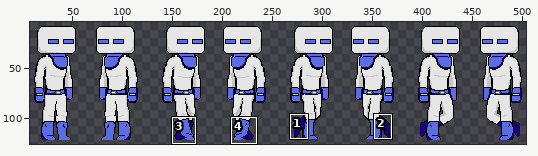
Edited in one commit: sprite sheet (assets/sprites/characters/minusguy_andando_euacho.png). Above: a wide view before the commit, with the close-up outlined.
Close-up. Before the commit:
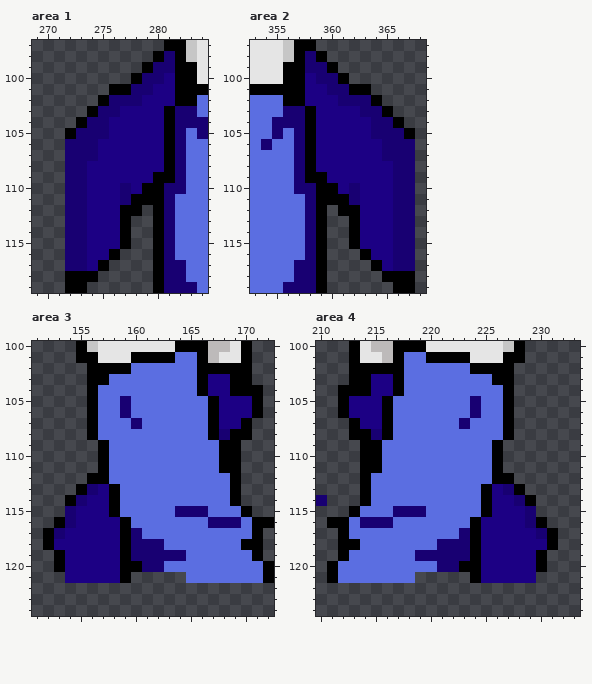
The file is 512x128 pixels. Shown: area 1: x 269..284, y 97..119; area 2: x 353..368, y 97..119; area 3: x 151..172, y 100..124; area 4: x 210..233, y 100..124. The wide view leaves out empty margins. The commit also changed other parts of the picture, which this record leaves out.
After:
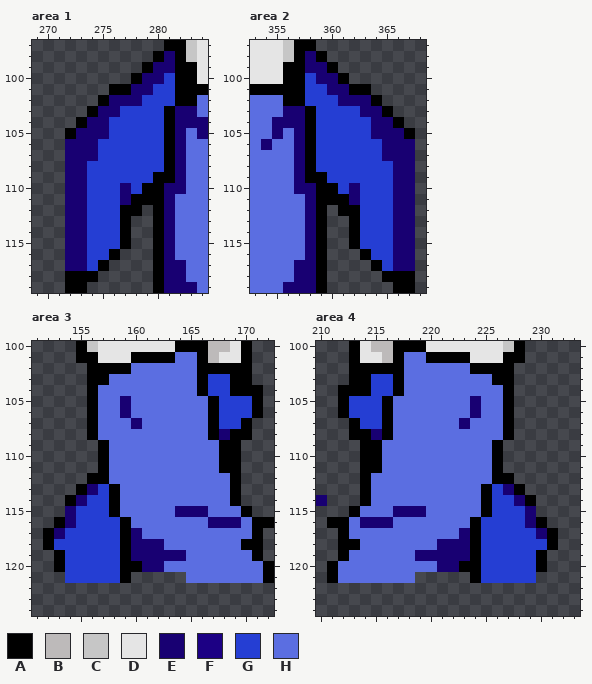
Palette (. is transparent): A #000000  B #bdbaba  C #c6c6c6  D #e5e5e5  E #180072  F #1c0084  G #253ed3  H #5b6ee1
The exact change:
{"where": "area 1"}
{"y":100,"x":281,"old":"F","new":"G"}
{"y":101,"x":280,"old":"FF","new":"GG"}
{"y":102,"x":279,"old":"FFF","new":"GGG"}
{"y":103,"x":277,"old":"FFFF","new":"GGGG"}
{"y":104,"x":276,"old":"FFFFF","new":"GGGGG"}
{"y":105,"x":276,"old":"FFFFF","new":"GGGGG"}
{"y":106,"x":275,"old":"FFFFFF","new":"GGGGGG"}
{"y":107,"x":275,"old":"FFFFFF","new":"GGGGGG"}
{"y":108,"x":274,"old":"FFFFFFF","new":"GGGGGGG"}
{"y":109,"x":274,"old":"FFFFFF","new":"GGGGGG"}
{"y":110,"x":274,"old":"FFF","new":"GGG"}
{"y":110,"x":278,"old":"F","new":"G"}
{"y":111,"x":274,"old":"FFF","new":"GGG"}
{"y":112,"x":274,"old":"FFF","new":"GGG"}
{"y":113,"x":274,"old":"FFF","new":"GGG"}
{"y":114,"x":274,"old":"FFF","new":"GGG"}
{"y":115,"x":274,"old":"FFF","new":"GGG"}
{"y":116,"x":274,"old":"FF","new":"GG"}
{"y":117,"x":274,"old":"F","new":"G"}
{"where": "area 2"}
{"y":100,"x":358,"old":"F","new":"G"}
{"y":101,"x":358,"old":"FF","new":"GG"}
{"y":102,"x":358,"old":"FFF","new":"GGG"}
{"y":103,"x":359,"old":"FFFF","new":"GGGG"}
{"y":104,"x":359,"old":"FFFFF","new":"GGGGG"}
{"y":105,"x":359,"old":"FFFFF","new":"GGGGG"}
{"y":106,"x":359,"old":"FFFFFF","new":"GGGGGG"}
{"y":107,"x":359,"old":"FFFFFF","new":"GGGGGG"}
{"y":108,"x":359,"old":"FFFFFFF","new":"GGGGGGG"}
{"y":109,"x":360,"old":"FFFFFF","new":"GGGGGG"}
{"y":110,"x":361,"old":"F","new":"G"}
{"y":110,"x":363,"old":"FFF","new":"GGG"}
{"y":111,"x":363,"old":"FFF","new":"GGG"}
{"y":112,"x":363,"old":"FFF","new":"GGG"}
{"y":113,"x":363,"old":"FFF","new":"GGG"}
{"y":114,"x":363,"old":"FFF","new":"GGG"}
{"y":115,"x":363,"old":"FFF","new":"GGG"}
{"y":116,"x":364,"old":"FF","new":"GG"}
{"y":117,"x":365,"old":"F","new":"G"}
{"where": "area 3"}
{"y":103,"x":167,"old":"FF","new":"GG"}
{"y":104,"x":167,"old":"FF","new":"GG"}
{"y":105,"x":168,"old":"FFF","new":"GGG"}
{"y":106,"x":168,"old":"FFF","new":"GGG"}
{"y":107,"x":168,"old":"FF","new":"GG"}
{"y":113,"x":157,"old":"F","new":"G"}
{"y":114,"x":156,"old":"FF","new":"GG"}
{"y":115,"x":155,"old":"FFF","new":"GGG"}
{"y":116,"x":155,"old":"FFFF","new":"GGGG"}
{"y":117,"x":154,"old":"FFFFF","new":"GGGGG"}
{"y":118,"x":153,"old":"FFFFFF","new":"GGGGGG"}
{"y":119,"x":154,"old":"FFFFF","new":"GGGGG"}
{"y":120,"x":154,"old":"FFFFF","new":"GGGGG"}
{"y":121,"x":154,"old":"FFFFF","new":"GGGGG"}
{"where": "area 4"}
{"y":103,"x":215,"old":"FF","new":"GG"}
{"y":104,"x":215,"old":"FF","new":"GG"}
{"y":105,"x":213,"old":"FFF","new":"GGG"}
{"y":106,"x":213,"old":"FFF","new":"GGG"}
{"y":107,"x":214,"old":"FF","new":"GG"}
{"y":113,"x":226,"old":"F","new":"G"}
{"y":114,"x":226,"old":"FF","new":"GG"}
{"y":115,"x":226,"old":"FFF","new":"GGG"}
{"y":116,"x":225,"old":"FFFF","new":"GGGG"}
{"y":117,"x":225,"old":"FFFFF","new":"GGGGG"}
{"y":118,"x":225,"old":"FFFFFF","new":"GGGGGG"}
{"y":119,"x":225,"old":"FFFFF","new":"GGGGG"}
{"y":120,"x":225,"old":"FFFFF","new":"GGGGG"}
{"y":121,"x":225,"old":"FFFFF","new":"GGGGG"}
{"label":"changed","picture_box":[87,73,175,271]}
{"label":"changed","picture_box":[305,73,393,271]}
{"label":"changed","picture_box":[208,374,252,429]}
{"label":"changed","picture_box":[54,484,120,583]}
{"label":"changed","picture_box":[349,374,393,429]}
{"label":"changed","picture_box":[481,484,547,583]}
